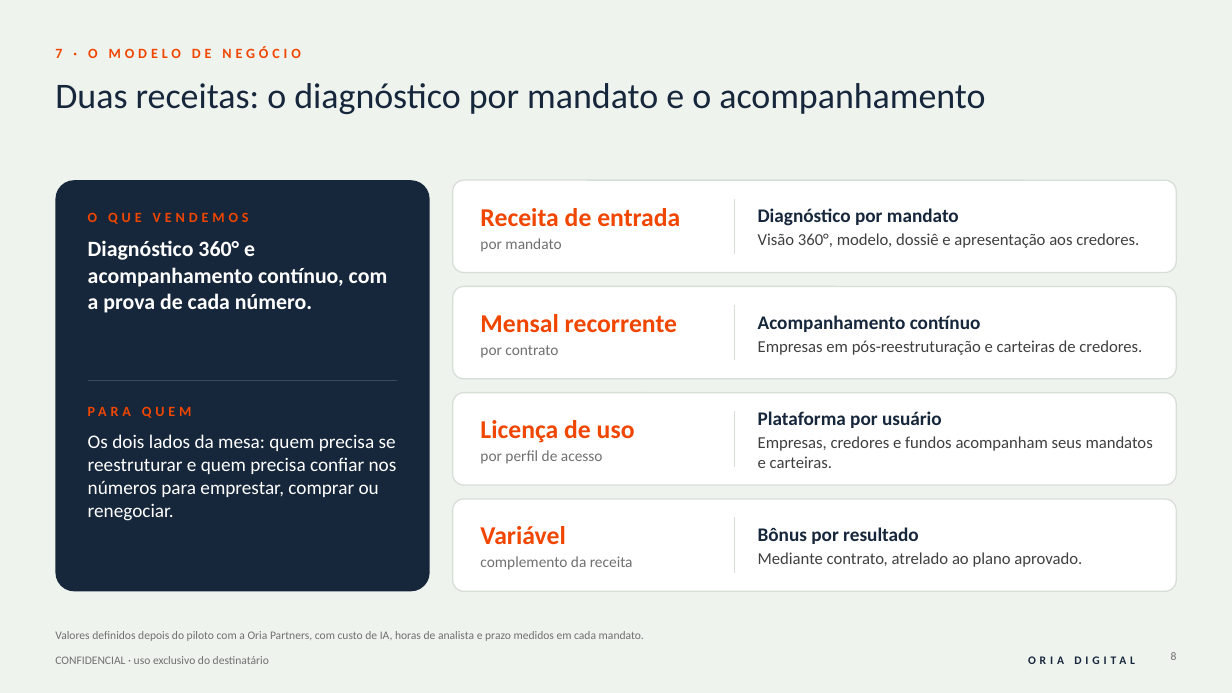
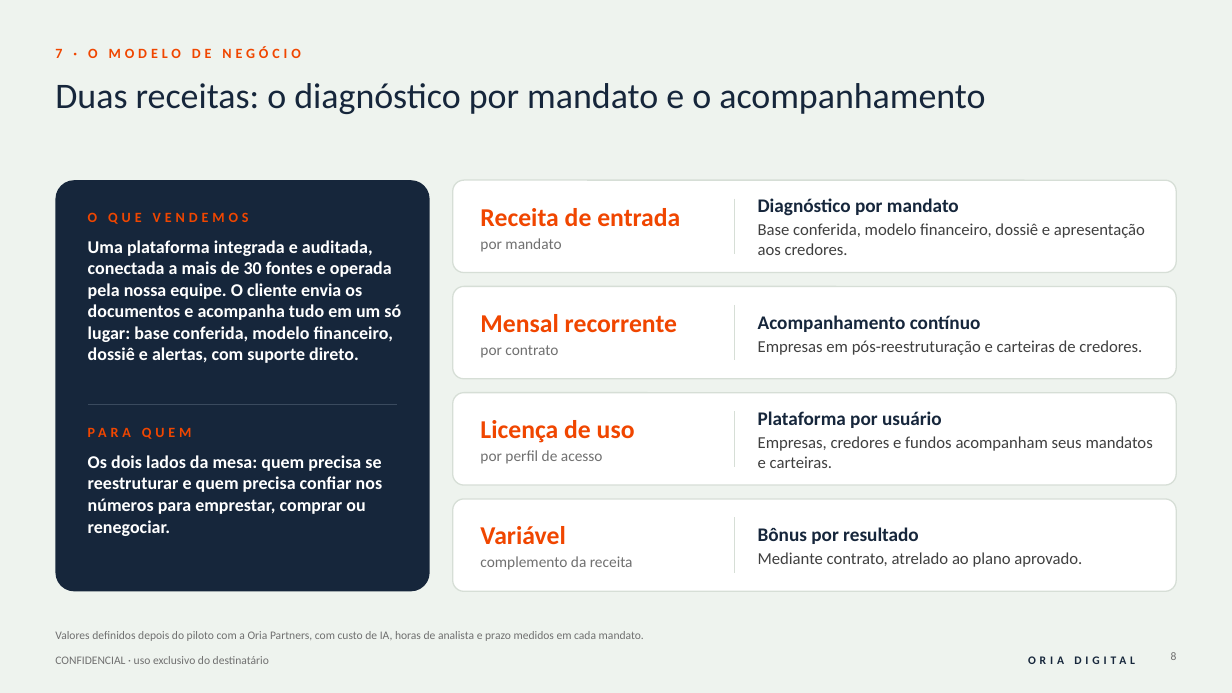
Before and after one commit to rodrigovaroto-wq/Oria-Digital, a slide deck: slide 8 of Business Plan/_trabalho_fase3/Business_Plan_Oria_Digital_v2_rascunho.pptx. Drawn at 1232x693 pixels with LibreOffice and Linux fonts; fonts in the diff are those of the drawing. Boxes give left, top, right and bottom in pixels: in the first picture for what was removed or moved away, otherwise in the second. Text is boxed around its words. In the diff, an @@ line names an element or a change of style, - is before the commit and + after.

```diff
--- a/Business Plan/_trabalho_fase3/Business_Plan_Oria_Digital_v2_rascunho.pptx
+++ b/Business Plan/_trabalho_fase3/Business_Plan_Oria_Digital_v2_rascunho.pptx
@@ text at box(758, 223, 1145, 255): text changed @@
-Visão 360°, modelo, dossiê e apresentação aos credores.
+Base conferida, modelo financeiro, dossiê e apresentação aos credores.
@@ text at box(88, 240, 401, 363): text changed; size 17 to 14 pt @@
-Diagnóstico 360° e acompanhamento contínuo, com a prova de cada número.
+Uma plataforma integrada e auditada, conectada a mais de 30 fontes e operada pela nossa equipe. O cliente envia os documentos e acompanha tudo em um só lugar: base conferida, modelo financeiro, dossiê e alertas, com suporte direto.
@@ line moved from (88, 381) - (397, 381) to (88, 405) - (397, 405) @@
@@ text "PARA QUEM": place and size @@
-text "PARA QUEM" at box(88, 434, 397, 521)
+text "PARA QUEM" at box(88, 455, 382, 536)
@@ text at box(88, 455, 382, 536): size 15 to 14 pt, bold on @@
```
Also in this commit, not shown: 2 other slides changed, 5 other files.
